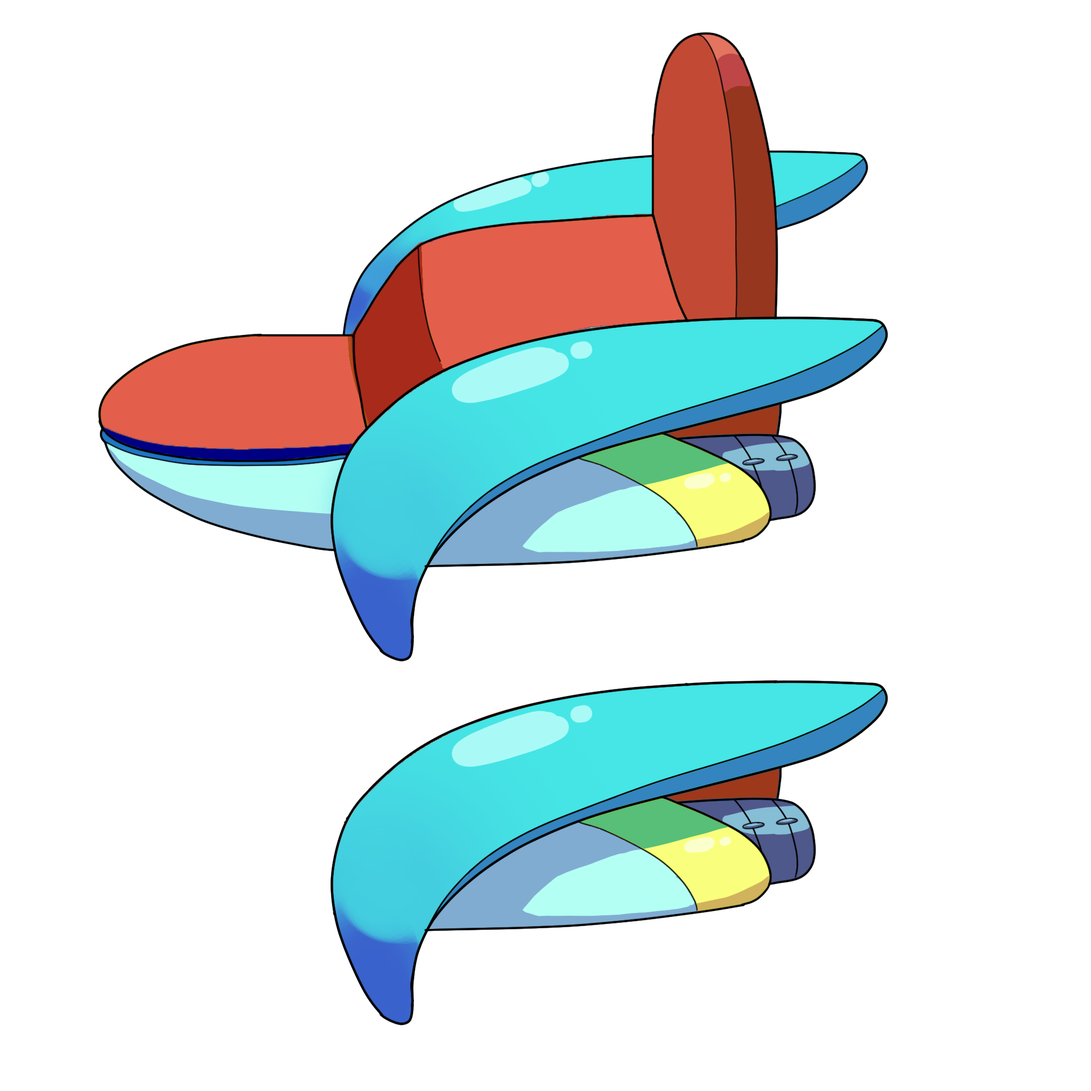
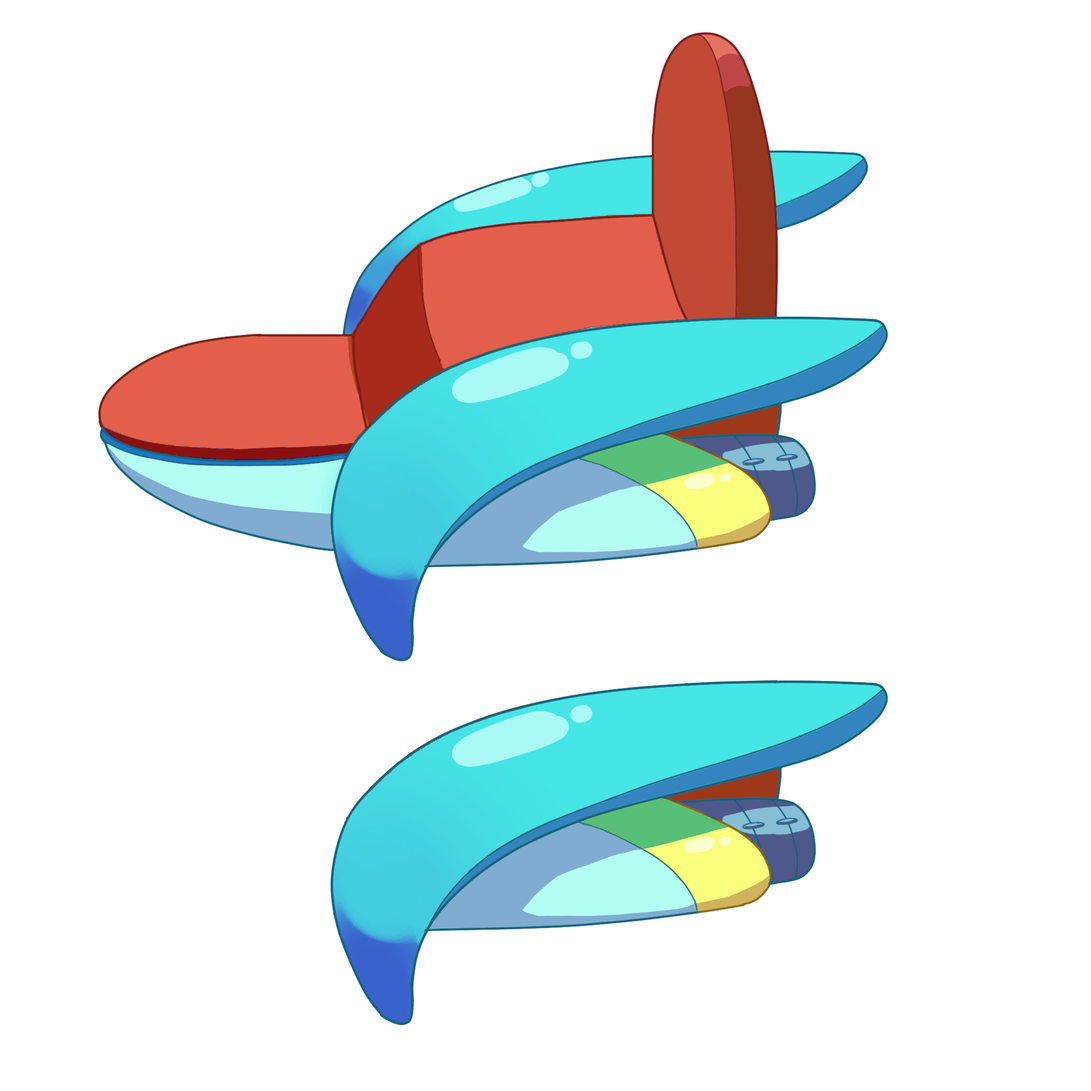
Layers edited between the first and the second 1091x1091 image:
painted on "Layer 4" over [330, 680, 889, 1026]
painted on "Layer 2" over [98, 31, 889, 662]
painted on "Layer 3" over [103, 427, 354, 460]
